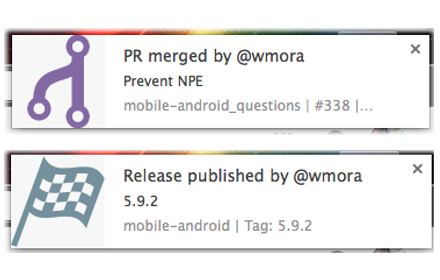
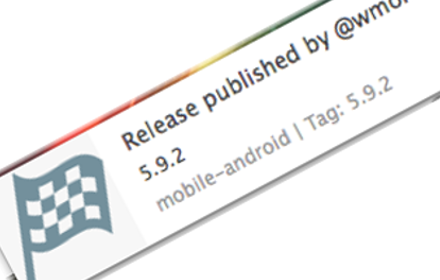
Comparing the layer stacks of the two 440px x 280px images. Changes:
hid "Capa pegada" over (4, 28, 434, 135)
painted on "Capa pegada #1" over (0, 0, 440, 280)
